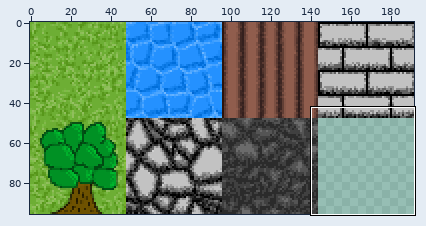
A sprite sheet gets an edit: assets/tiles.png. The first picture is a wide view before the edit; the outline marks the close-up.
Close-up. Before:
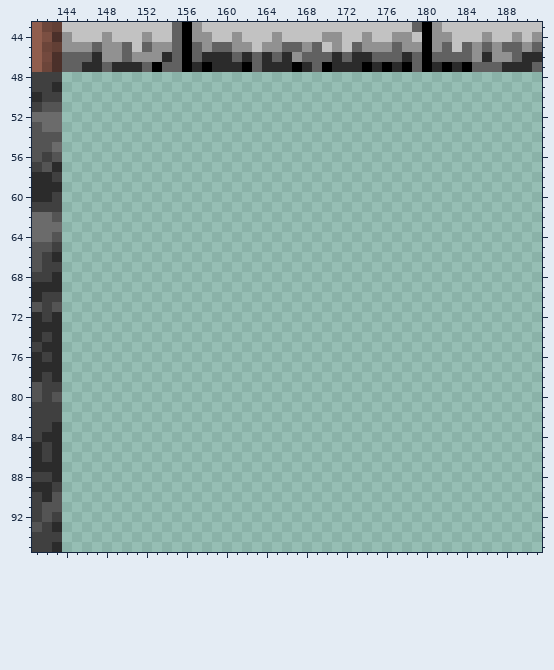
The file is 192x96 pixels. Pixels under 10% opacity are left out. Colours within 5 levels of each other are drawn and written as one. Shown: x 141..191, y 43..95.
And afterwards:
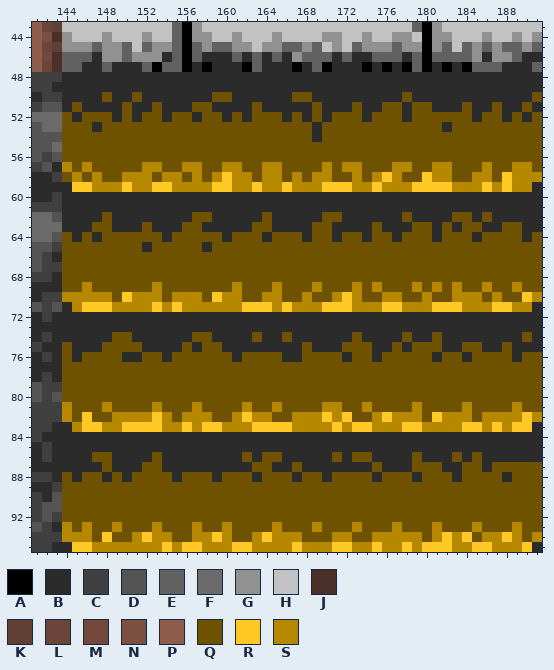
Palette (. is transparent): A #000000  B #2b2b2b  C #404040  D #545454  E #616161  F #6b6b6b  G #919191  H #c2c2c2  J #4b302a  K #623f35  L #6c453a  M #73493e  N #7b4f42  P #905d4d  Q #6e5200  R #ffc824  S #b58800
Difference:
y 48..49: x 144..191 ................................................ -> BBBBBBBBBBBBBBBBBBBBBBBBBBBBBBBBBBBBBBBBBBBBBBBB
y 50: x 144..191 ................................................ -> BBBBQBBQBBBBBBBQQBBBBBBQQBBBBBBBBBQBBBBBBBBBBBBQ
y 51: x 144..191 ................................................ -> BQBBBBQBBQBBBQQBBBBQBBBBBQBBBQBBQQBQQBBBQBBQBBQB
y 52: x 144..191 ................................................ -> QBQQQBQBQQBQQBQQBQBQQQBQBQBQQQBQQQBQQQQQQBQQBQBQ
y 53: x 144..191 ................................................ -> QQQBQQQQQQQQQQQQQQQQQQQQQBQQQQQQQQQQQQBQQQQQQQQQ
y 54: x 144..191 ................................................ -> QQQQQQQQQQQQQQQQQQQQQQQQQBQQQQQQQQQQQQQQQQQQQQQQ
y 55..56: x 144..191 ................................................ -> QQQQQQQQQQQQQQQQQQQQQQQQQQQQQQQQQQQQQQQQQQQQQQQQ
y 57: x 144..191 ................................................ -> SQSQQQQQSSQQSSQQSSQQSSQQQQSQSSQQQSSQQSSQQQSQQSSQ
y 58: x 144..191 ................................................ -> QSQSQQSSSQSSQSQSRSSQSSQSQSSQQSQSRSQQRSSQQSSQRSSS
y 59: x 144..191 ................................................ -> BRRSSSRSSRRSSSSRRSSRSSRSSSRRRSSRSSSRRRRSSSRSRSSB
y 60..61: x 144..191 ................................................ -> BBBBBBBBBBBBBBBBBBBBBBBBBBBBBBBBBBBBBBBBBBBBBBBB
y 62: x 144..191 ................................................ -> BBBBQBBBBBBBBQQBBBBBQBBBBBQQBBBBBBQBBBBQQBQBBBBB
y 63: x 144..191 ................................................ -> BBBQQBBBQBBBQQBBBBBQQBBBBQQBBBBQBBBQQBQBQQBBQQBB
y 64: x 144..191 ................................................ -> QBQBQQQQQQBQQQQQBQQQBQQQBQQBQQBQQBQQQBQQQBQQQQBQ
y 65: x 144..191 ................................................ -> QQQQQQQQBQQQQQBQQQQQQQQQQQQQQQQQQQQQQQQQQQQQQQQQ
y 66..68: x 144..191 ................................................ -> QQQQQQQQQQQQQQQQQQQQQQQQQQQQQQQQQQQQQQQQQQQQQQQQ
y 69: x 144..191 ................................................ -> QQSQQQQQQSQQQQQQQSQQQSQQQSQQQSQSQQQSQSQSQQSQQSQQ
y 70: x 144..191 ................................................ -> SSSSSQRSSSQSSSQRSSQQSSQQSQQSRSQQSSQQSQQSSSQSQQRS
y 71: x 144..191 ................................................ -> BSRRRSSSSRSRSSSSSSRRRSRSSSRRRSSSRRSSSRRRSSSRRSSB
y 72..73: x 144..191 ................................................ -> BBBBBBBBBBBBBBBBBBBBBBBBBBBBBBBBBBBBBBBBBBBBBBBB
y 74: x 144..191 ................................................ -> BBBBBQQBBBBBBQQBBBBQBBQBBBBBBQBBBBQBBQBBBBBBBBQB
y 75: x 144..191 ................................................ -> QBBBQQQQBBBBQBQQBBBBBBBBQBBBQQQBBQBQQQBBQQBBQBBB
y 76: x 144..191 ................................................ -> QBQQQQBBQQBQQQQQQBQQQQBBQQQQBQQBQQQQQBQQBQQQQBQQ
y 77..80: x 144..191 ................................................ -> QQQQQQQQQQQQQQQQQQQQQQQQQQQQQQQQQQQQQQQQQQQQQQQQ
y 81: x 144..191 ................................................ -> SQQQSQQQQSQQQSQQQQSQQSQQQQSSQQSQQQQSQQQQSQQQQSQQ
y 82: x 144..191 ................................................ -> SQRQQSSSSRSQSSSQQSRSSQQSSSRSRQQSRSSSQRSSSQSSSSRS
y 83: x 144..191 ................................................ -> BSRRSSRRRRSSRSRRSSSRRRRSSSSRSRRSSSRRSSSSRRSRSRRB
y 84..85: x 144..191 ................................................ -> BBBBBBBBBBBBBBBBBBBBBBBBBBBBBBBBBBBBBBBBBBBBBBBB
y 86: x 144..191 ................................................ -> BBBQQBBBBQBBBBBBBBQBQQBBBBBQBQQBBBBQBBBQBQBBBBBB
y 87: x 144..191 ................................................ -> BBBBQBBBQQBBBBBBBBBQQBBQBBBBBBBQBBBQQQBBQQBQQQQQ
y 88: x 144..191 ................................................ -> QBQQBQBQQQQBQQQBQQQBQQQBQQBQQQQBQQQBQQQBQQQQBQQQ
y 89..92: x 144..191 ................................................ -> QQQQQQQQQQQQQQQQQQQQQQQQQQQQQQQQQQQQQQQQQQQQQQQQ
y 93: x 144..191 ................................................ -> SQSQQSQQQSQQQSQQSQQQQSQQQSQQQSQQQSQQQSQQQSQQQSQQ
y 94: x 144..191 ................................................ -> SSSQRQQSRSSQQSSRSQQSRSSSQQQSSQQSSSSSQSRSRQSSRSQS
y 95: x 144..191 ................................................ -> BRRSSSSSSSRSRRSSSRRSSSSRSSSRRSSRSSRSRRRSSRRSSSRB
Changed places in both close-ups, as pixel boxes (x1, y1, x2, y2):
added: (62, 72, 542, 552)
